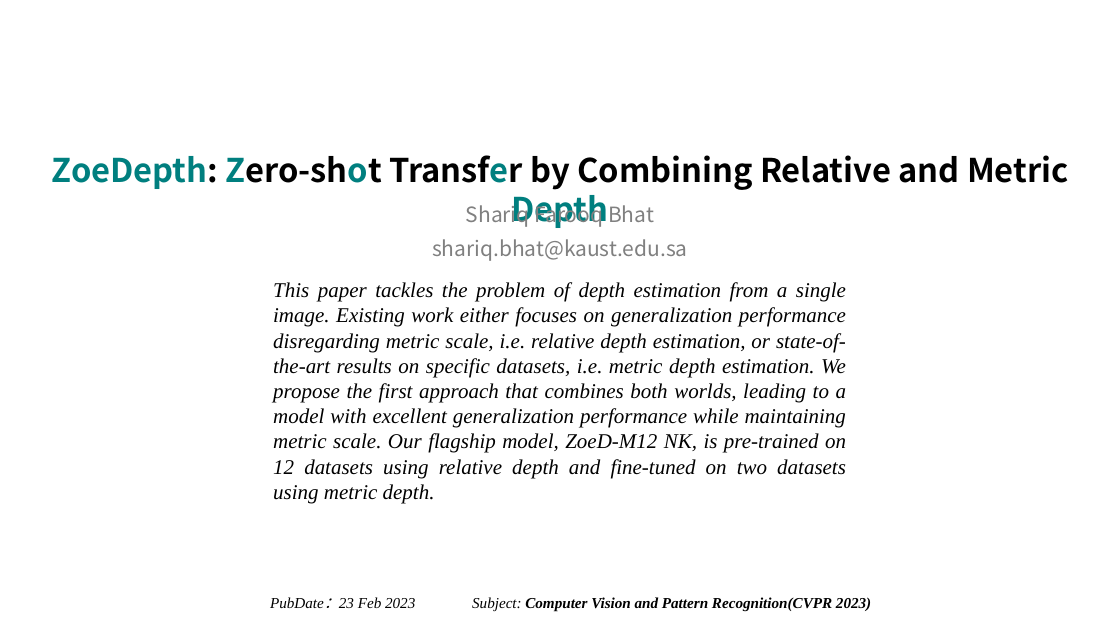
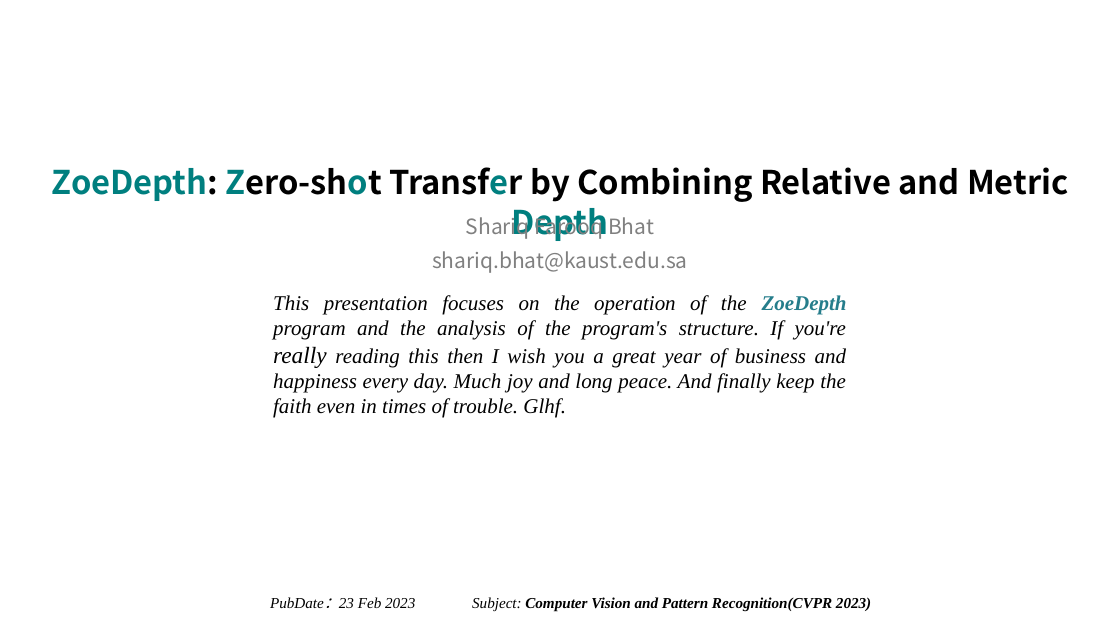
Before and after one commit to Haruko386/My-Report, a slide deck: slide 1 of 汇报II.II/2025年1月3日汇报.pptx. Drawn at 1120x630 pixels with LibreOffice and Linux fonts; fonts in the diff are those of the drawing. Boxes give left, top, right and bottom in pixels: in the first picture for what was removed or moved away, otherwise in the second. Text is boxed around its words. In the diff, an @@ line names an element or a change of style, - is before the commit and + after.

```diff
--- a/汇报II.II/2025年1月3日汇报.pptx
+++ b/汇报II.II/2025年1月3日汇报.pptx
@@ 3 texts: place and size @@
-3 texts at [52,155,1068,261]
+3 texts at [52,167,1068,273]
@@ text at [273,295,847,418]: text changed @@
-This paper tackles the problem of depth estimation from a single image. Existing work either focuses on generalization performance disregarding metric scale, i.e. relative depth estimation, or state-of-the-art results on specific datasets, i.e. metric depth estimation. We propose the first approach that combines both worlds, leading to a model with excellent generalization performance while maintaining metric scale. Our flagship model, ZoeD-M12 NK, is pre-trained on 12 datasets using relative depth and fine-tuned on two datasets using metric depth.
+This presentation focuses on the operation of the ZoeDepth program and the analysis of the program's structure. If you're really reading this then I wish you a great year of business and happiness every day. Much joy and long peace. And finally keep the faith even in times of trouble. Glhf.
```
Also in this commit, not shown: 4 other slides changed, 13 slides added, 2 other files.
